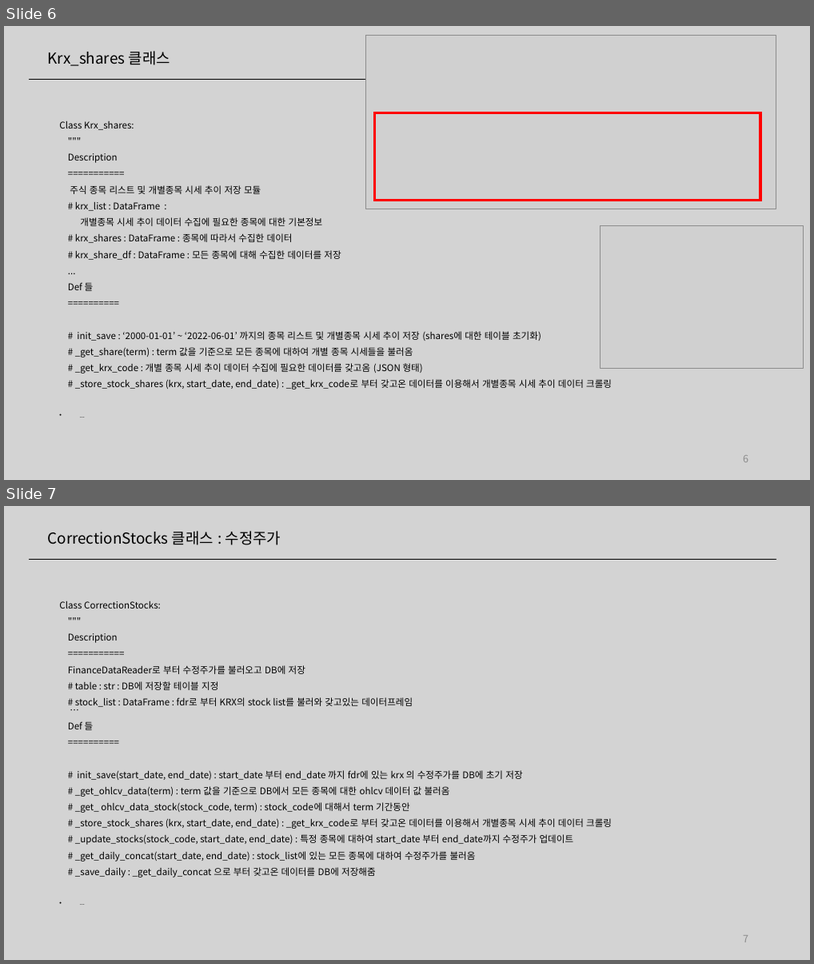
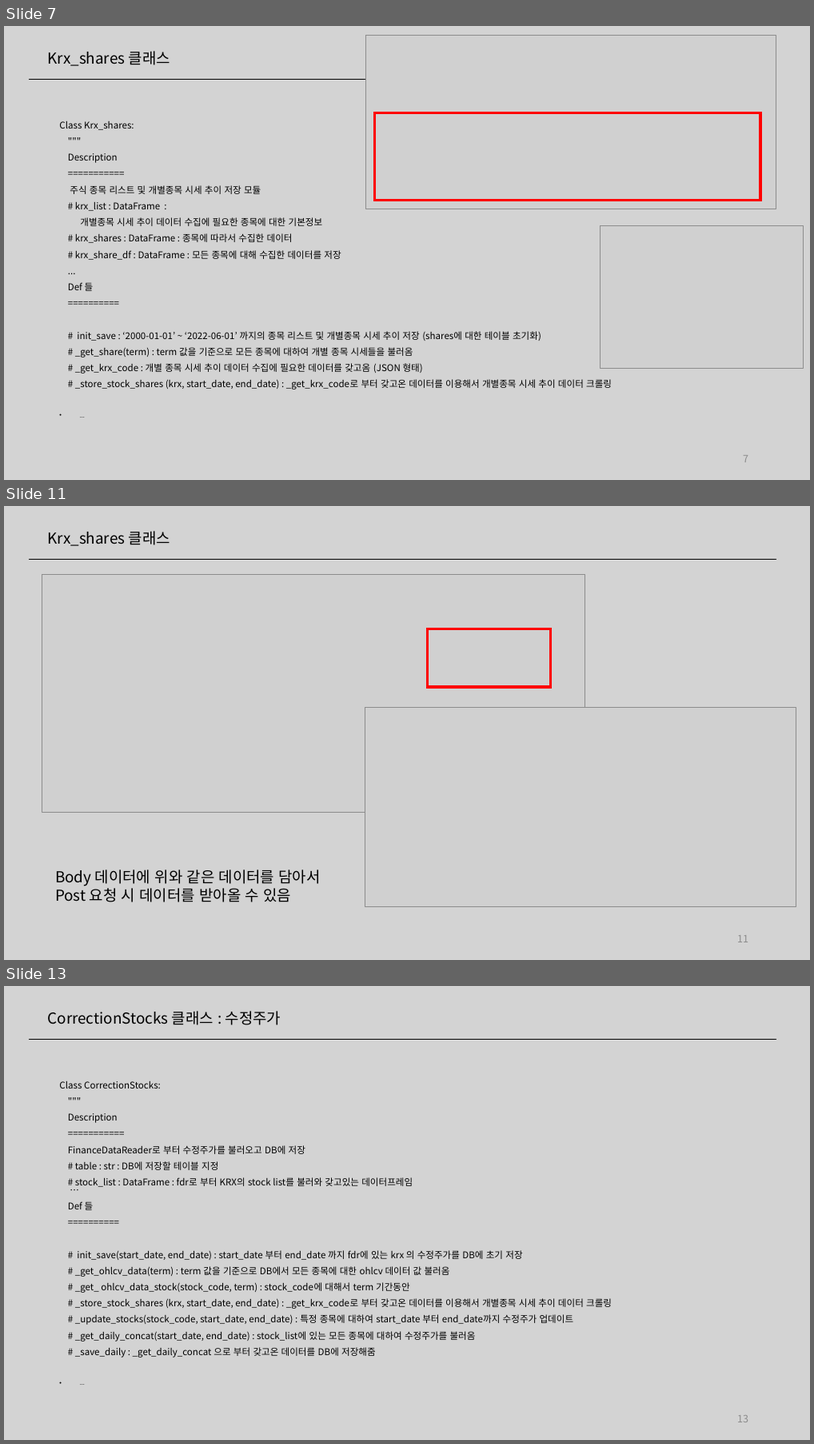
Before and after one commit to ddiyoung/find_value_stocks, a slide deck: 20011656_우지훈.pptx. Shown one above the other, each under a label of ours: slides 6 and 7 before the commit, slides 7, 11 and 13 after it; the slides between them are not shown. The pictures are 814x964 and 814x1444 pixels, drawn with LibreOffice and Linux fonts; fonts in the diff are those of the drawing; grey boxes stand for pictures. Boxes give left, top, right and bottom in pixels: in the first picture for what was removed or moved away, otherwise in the second. Text is boxed around its words. In the diff, an @@ line names an element or a change of style, - is before the commit and + after.

```diff
--- a/20011656_우지훈.pptx
+++ b/20011656_우지훈.pptx
@@ slide 11 added at (4,506,810,960), background #D3D3D3 @@
@@ text added at (48,531,170,546), 18 pt, text #000000 @@
+Krx_shares 클래스
@@ line added from (30, 560) to (777, 560), #000000 0.5 pt @@
@@ picture added at (42,575,585,812) @@
@@ rectangle added at (427,629,551,687), outline #FF0000 3 pt @@
@@ picture added at (365,707,797,906) @@
@@ text added at (55,869,321,902), 18 pt, text #000000 @@
+Body 데이터에 위와 같은 데이터를 담아서
+Post 요청 시 데이터를 받아올 수 있음
@@ page number added at (738,935,749,942), 12 pt, text #8C8C8C @@
+11
@@ what was slide 6 is now slide 7 @@
@@ page number at (743,455,749,462): text changed @@
-6
+7
@@ what was slide 7 is now slide 13 @@
@@ page number at (738,1415,749,1422): text changed @@
-7
+13
```
Also in this commit, not shown: 7 other slides added.
